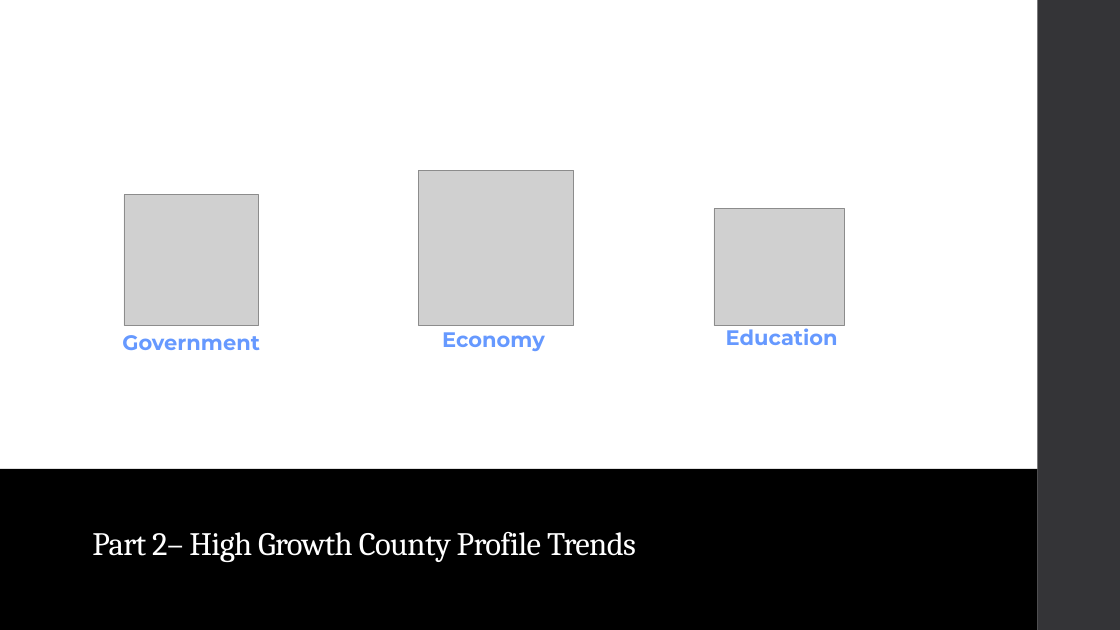
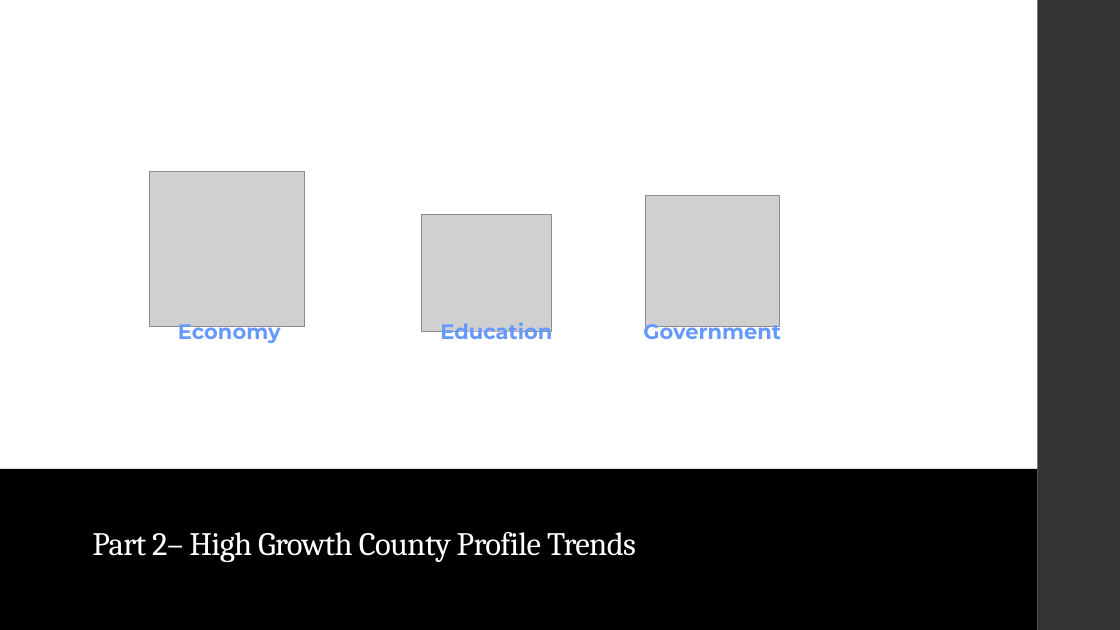
Before and after one commit to jasgarcia/NCGrowth, a slide deck: slide 7 of presentation/NC Growth.pptx. Drawn at 1120x630 pixels with LibreOffice and Linux fonts; fonts in the diff are those of the drawing; grey boxes stand for pictures. Boxes give left, top, right and bottom in pixels: in the first picture for what was removed or moved away, otherwise in the second. Text is boxed around its words. In the diff, an @@ line names an element or a change of style, - is before the commit and + after.

```diff
--- a/presentation/NC Growth.pptx
+++ b/presentation/NC Growth.pptx
@@ picture: place and size @@
-picture at (418, 171, 574, 326)
+picture at (150, 171, 305, 327)
@@ picture: place and size @@
-picture at (124, 195, 259, 326)
+picture at (645, 196, 780, 327)
@@ picture: place and size @@
-picture at (714, 209, 844, 326)
+picture at (422, 214, 552, 331)
@@ text "Economy" rewrapped from (442, 332, 545, 351) to (178, 318, 281, 345) @@
@@ text "Education" rewrapped from (726, 325, 838, 345) to (440, 318, 552, 345) @@
@@ text "Government" rewrapped from (122, 335, 260, 350) to (643, 318, 781, 345) @@
```
Also in this commit, not shown: 1 other slide changed, 3 slides added, 2 slides removed.
